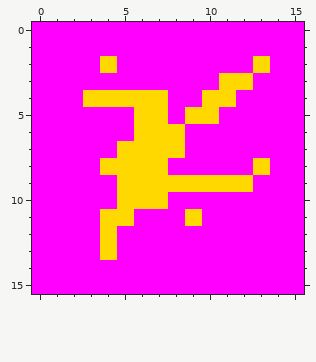
A pixel-art sprite gets an edit: res/tex/explode0.png. This is how it looked before the edit.
The file is 16x16 pixels.
And afterwards:
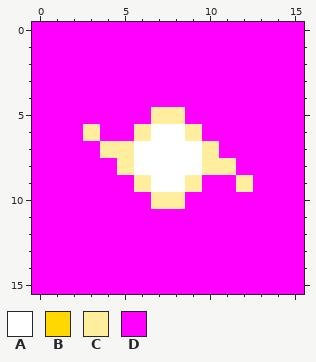
Palette (. is transparent): A #ffffff  B #ffd800  C #ffee9e  D #ff00ff
Diff:
@@ x 0..15 @@
  1 DDDDDDDDDDDDDDDD
- 2 DDDDBDDDDDDDDBDD
- 3 DDDDDDDDDDDBBDDD
- 4 DDDBBBBBDDBBDDDD
- 5 DDDDDDBBDBBDDDDD
- 6 DDDDDDBBBDDDDDDD
- 7 DDDDDBBBBDDDDDDD
- 8 DDDDBBBBDDDDDBDD
- 9 DDDDDBBBBBBBBDDD
-10 DDDDDBBBDDDDDDDD
-11 DDDDBBDDDBDDDDDD
-12 DDDDBDDDDDDDDDDD
-13 DDDDBDDDDDDDDDDD
+ 2 DDDDDDDDDDDDDDDD
+ 3 DDDDDDDDDDDDDDDD
+ 4 DDDDDDDDDDDDDDDD
+ 5 DDDDDDDCCDDDDDDD
+ 6 DDDCDDCAACDDDDDD
+ 7 DDDDCCAAAACDDDDD
+ 8 DDDDDCAAAACCDDDD
+ 9 DDDDDDCAACDDCDDD
+10 DDDDDDDCCDDDDDDD
+11 DDDDDDDDDDDDDDDD
+12 DDDDDDDDDDDDDDDD
+13 DDDDDDDDDDDDDDDD
 14 DDDDDDDDDDDDDDDD
